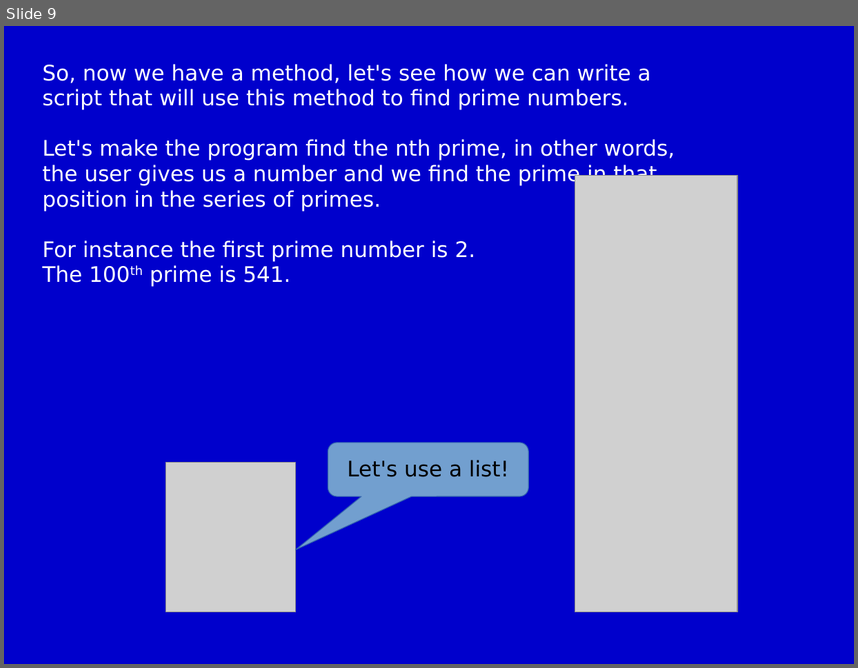
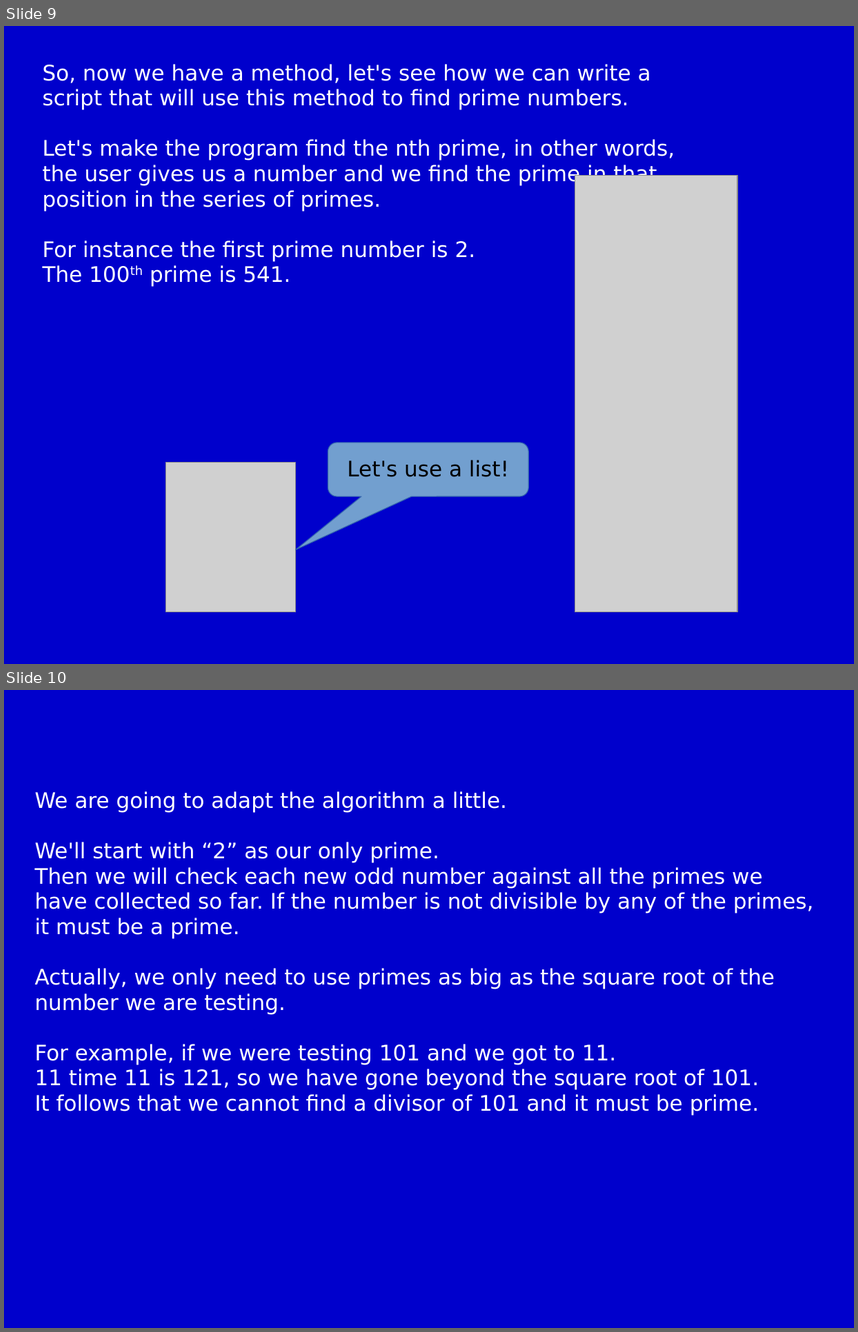
Before and after one commit to m-tranter/cathedral, a slide deck: scratch/scratch9.ppt. Shown one above the other, each under a label of ours: slide 9 before the commit, slides 9 and 10 after it. The pictures are 858x668 and 858x1332 pixels, drawn with LibreOffice and Linux fonts; fonts in the diff are those of the drawing; grey boxes stand for pictures. Boxes give left, top, right and bottom in pixels: in the first picture for what was removed or moved away, otherwise in the second. Text is boxed around its words. In the diff, an @@ line names an element or a change of style, - is before the commit and + after.

Commit message:
Completed primes & pi lesson.

```diff
--- a/scratch/scratch9.ppt
+++ b/scratch/scratch9.ppt
@@ slide 10 added at <box>4,690,854,1328</box>, background #0000CC @@
@@ text added at <box>35,791,814,1116</box>, 20 pt, text #FFFFFF @@
+We are going to adapt the algorithm a little.
+We'll start with “2” as our only prime.
+Then we will check each new odd number against all the primes we have collected so far. If the number is not divisible by any of the primes, it must be a prime.
+Actually, we only need to use primes as big as the square root of the number we are testing.
+For example, if we were testing 101 and we got to 11.
+11 time 11 is 121, so we have gone beyond the square root of 101.
+It follows that we cannot find a divisor of 101 and it must be prime.
```
Also in this commit, not shown: 5 other slides added, 2 other files.
